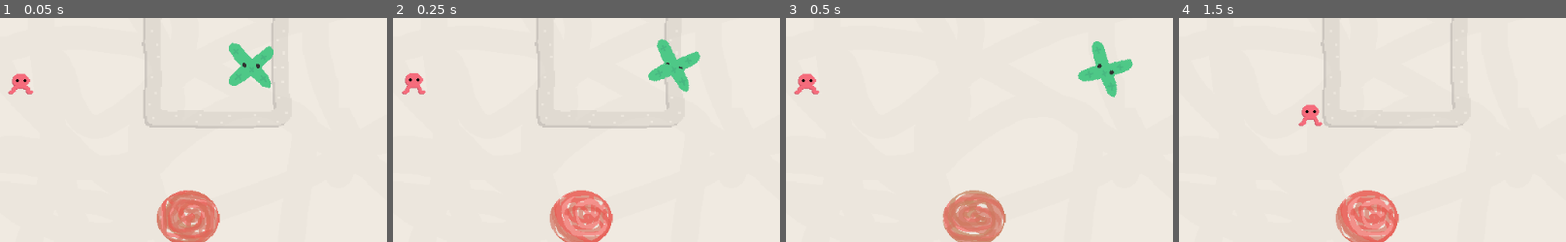
Above: before the commit, frames 1-4 (left to right).
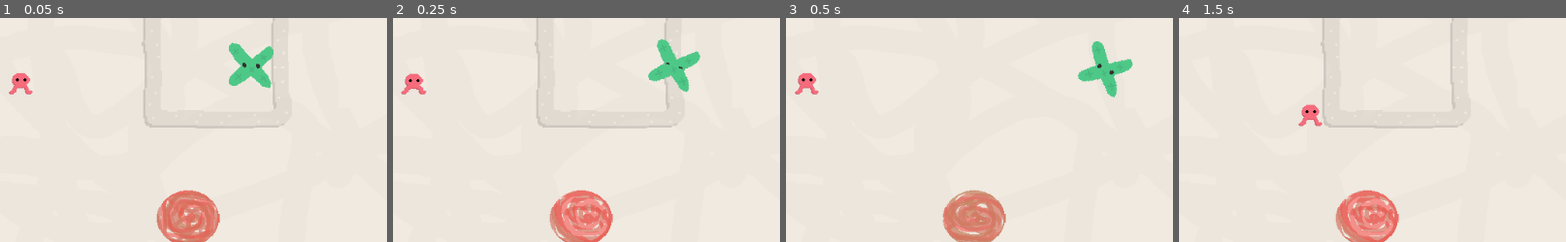
Above: after the commit, the same moments.

Repository: colinkarpfinger/HalfLife3
Game: Godot game, scene res://Scenes/Main.tscn
The game is run twice, just before and just after one commit, with the same random seed, the same clock (stepped at 60 frames per second) and the same inputs. Sound files missing from this copy of the repository are replaced by a short silence.
Inputs (mouse positions are % of the whole screen's width and height, from its top left):
- Up to frame 1 (0.05 s): no input
- Up to frame 2 (0.25 s): no input
- Up to frame 3 (0.5 s): no input
- Up to frame 4 (1.5 s): move the mouse to (72, 45) at 0.52 s; press the mouse at (72, 45) at 0.53 s; hold D (move_right) 0.53-1.28 s; move the mouse to (30, 56) at 1.27 s; release the mouse at (30, 56) at 1.28 s; hold S (move_down) from 1.28 s (still down); click (30, 56) at 1.35 s
The pictures show only the part of the screen within x 24-74%, y 40-90%; the shares and areas given below are measured in that part.

The runs differ from the first frame. In frame 1, 0.1% of the frame differs, in the area x 2-9%, y 24-35%; in frame 2, 0.1%; in frame 3, 0.1%; in frame 4, nothing differs.

Commit message:
Add random rotation offset on decay spawn

Diff:
--- a/ParticleTesting/Scripts/Particle.gd
+++ b/ParticleTesting/Scripts/Particle.gd
@@ -161,9 +161,10 @@
 	var base_offset = linear_velocity.normalized() * decayOffset
 
 	var angle_delta = 2 * PI / numParticlesOnDecay
+	var angle_rnd_offset = RNG.randfn(0, 2*PI)
 	if decayLevel < decayLevelMax:
 		for i in range(0, numParticlesOnDecay):
-			var new_angle = angle_delta * i + linear_velocity.angle()
+			var new_angle = angle_delta * i + linear_velocity.angle() + angle_rnd_offset
 			var offset = base_offset.normalized().rotated(new_angle) * scale
 			var new_velocity = linear_velocity.length() * Vector2.RIGHT.rotated(new_angle)
 			#print(new_angle, '      ', new_velocity.angle())
--- a/ParticleTesting/Subscenes/Player.tscn
+++ b/ParticleTesting/Subscenes/Player.tscn
@@ -158,7 +158,7 @@
 
 [node name="AnimatedSprite" type="AnimatedSprite" parent="."]
 frames = SubResource( 12 )
-frame = 1
+frame = 3
 speed_scale = 2.0
 playing = true
 
